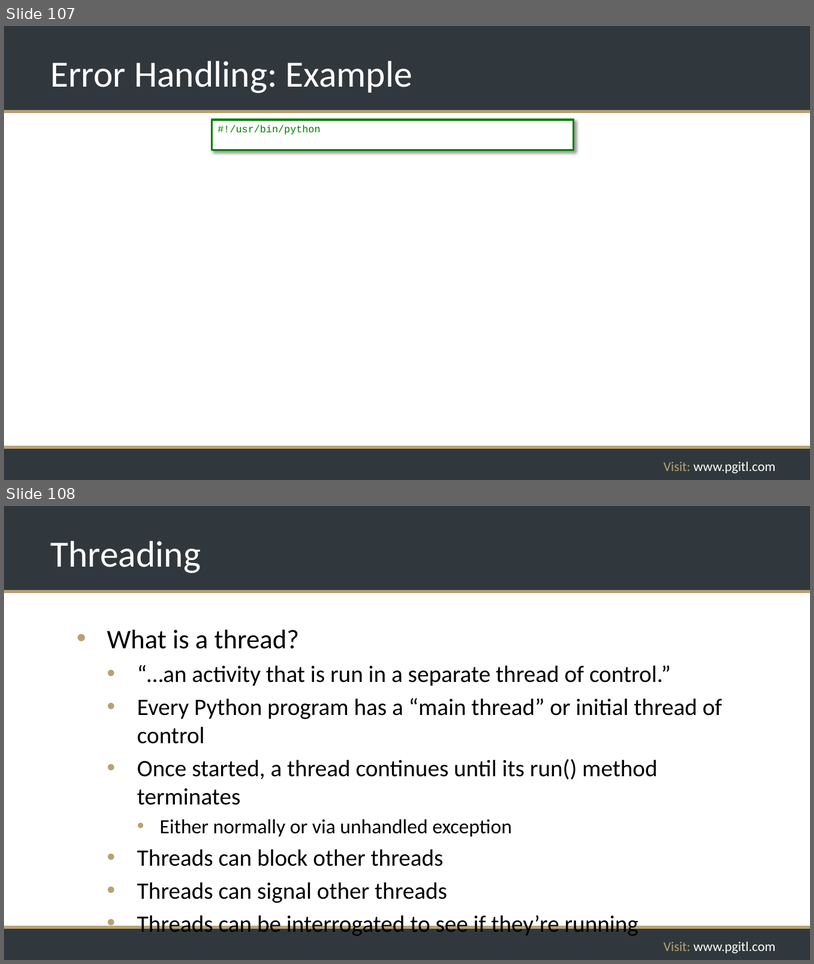
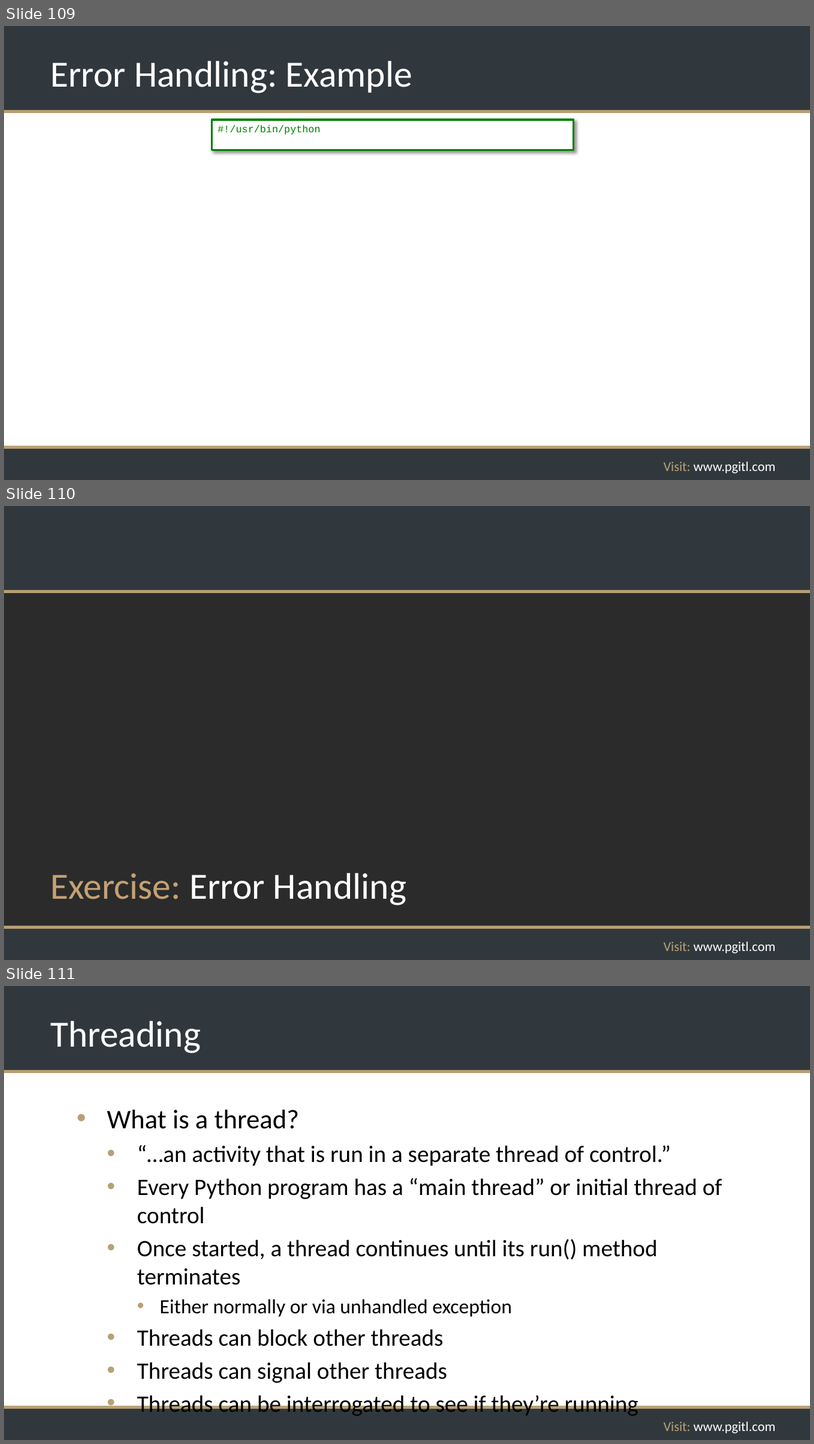
Before and after one commit to rikkouri/project-a, a slide deck: Programming Foundations.pptx. Shown one above the other, each under a label of ours: slides 107 and 108 before the commit, slides 109, 110 and 111 after it. The pictures are 814x964 and 814x1444 pixels, drawn with LibreOffice and Linux fonts; fonts in the diff are those of the drawing; background and template pictures are left out; a plain dark background stands for a picture behind light text. Boxes give left, top, right and bottom in pixels: in the first picture for what was removed or moved away, otherwise in the second. Text is boxed around its words. In the diff, an @@ line names an element or a change of style, - is before the commit and + after.

```diff
--- a/Programming Foundations.pptx
+++ b/Programming Foundations.pptx
@@ slide 110 added at (4,506,810,960), background picture (left out); not listed: 5 template elements that a slide beside it also shows @@
@@ title added at (50,873,407,905), 44 pt, text #FFFFFF @@
+Exercise: Error Handling
@@ what was slide 107 is now slide 109 @@
@@ what was slide 108 is now slide 111 @@
```
Also in this commit, not shown: 2 slides changed, 5 other slides added, 1 slide removed.
